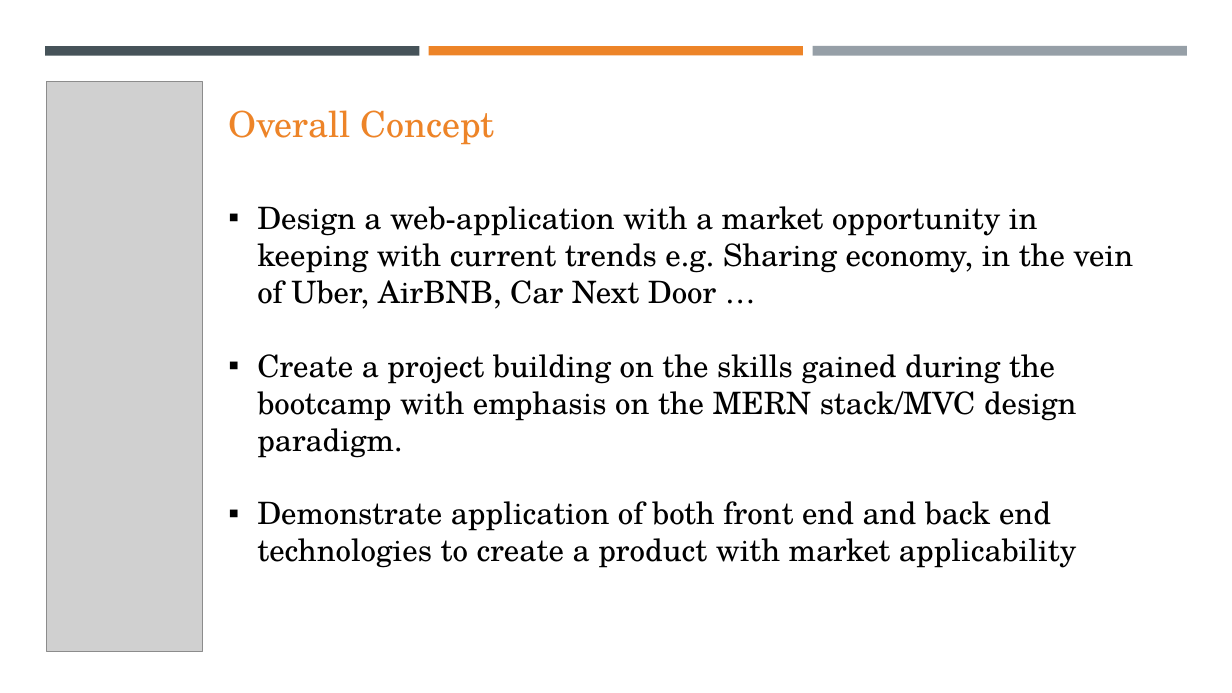
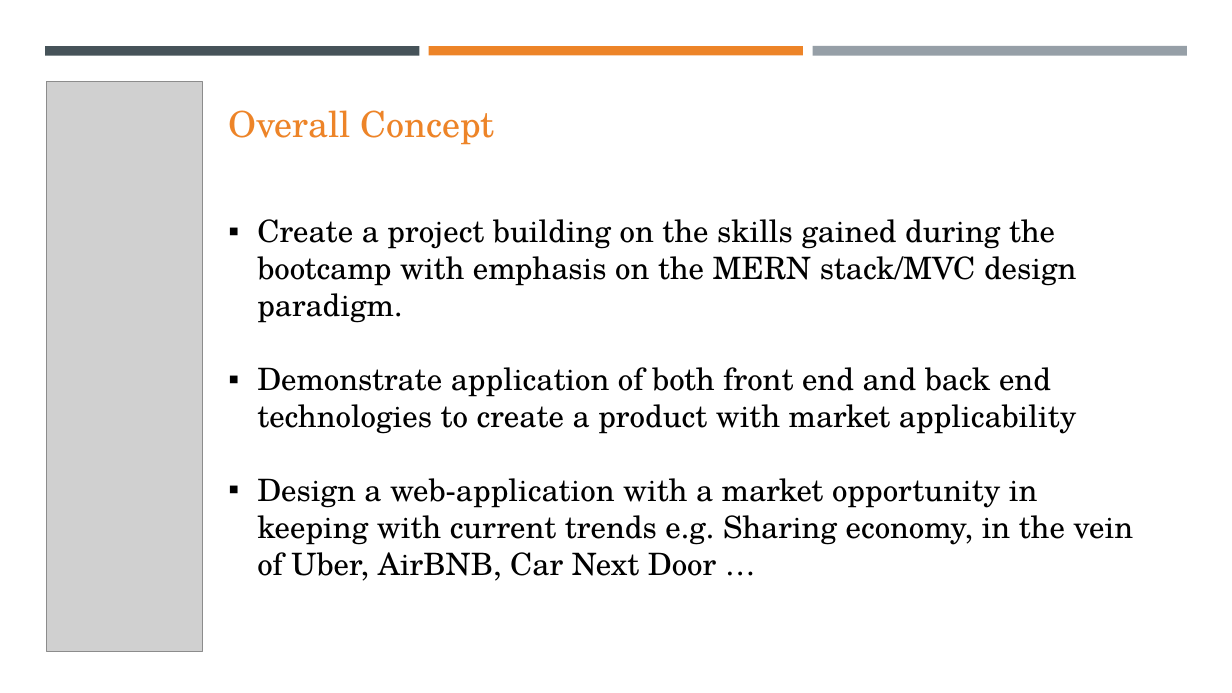
Before and after one commit to bdcoelho/Project3, a slide deck: slide 2 of assets/Presentation.pptx. Drawn at 1232x693 pixels with LibreOffice and Linux fonts; fonts in the diff are those of the drawing; grey boxes stand for pictures. Boxes give left, top, right and bottom in pixels: in the first picture for what was removed or moved away, otherwise in the second. Text is boxed around its words. In the diff, an @@ line names an element or a change of style, - is before the commit and + after.

```diff
--- a/assets/Presentation.pptx
+++ b/assets/Presentation.pptx
@@ text "Create a project building on ...": place and size @@
-text "Create a project building on ..." at [257, 206, 1133, 568]
+text "Create a project building on ..." at [257, 219, 1133, 581]
@@ text at [257, 206, 1133, 309]: paragraph removed @@
-▪ Design a web-application with a market opportunity in keeping with current trends e.g. Sharing economy, in the vein of Uber, AirBNB, Car Next Door …
@@ text at [257, 478, 1133, 581]: paragraph added @@
+▪ Design a web-application with a market opportunity in keeping with current trends e.g. Sharing economy, in the vein of Uber, AirBNB, Car Next Door …
```
Also in this commit, not shown: 1 other slide changed, 4 other files.
